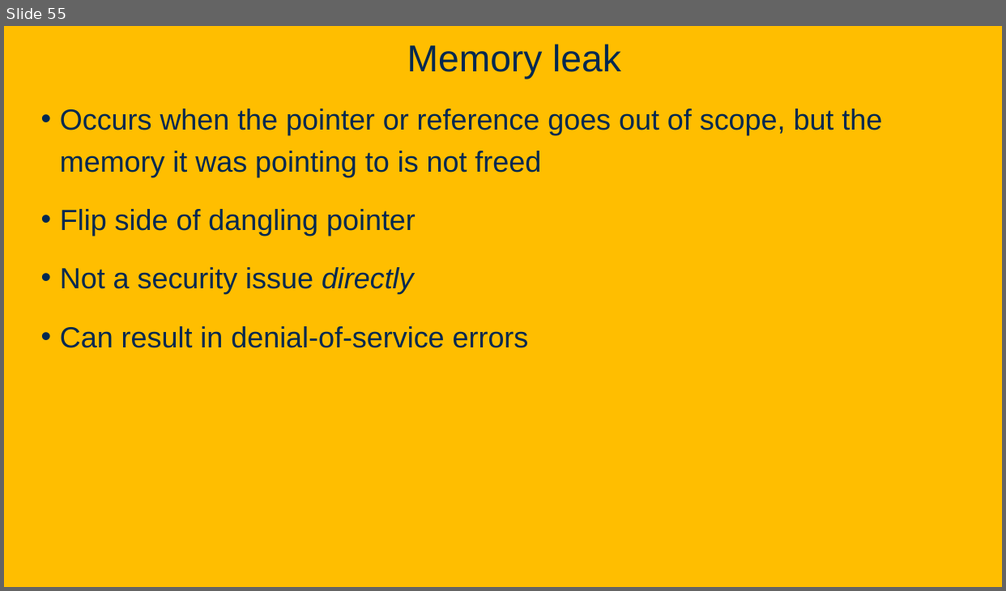
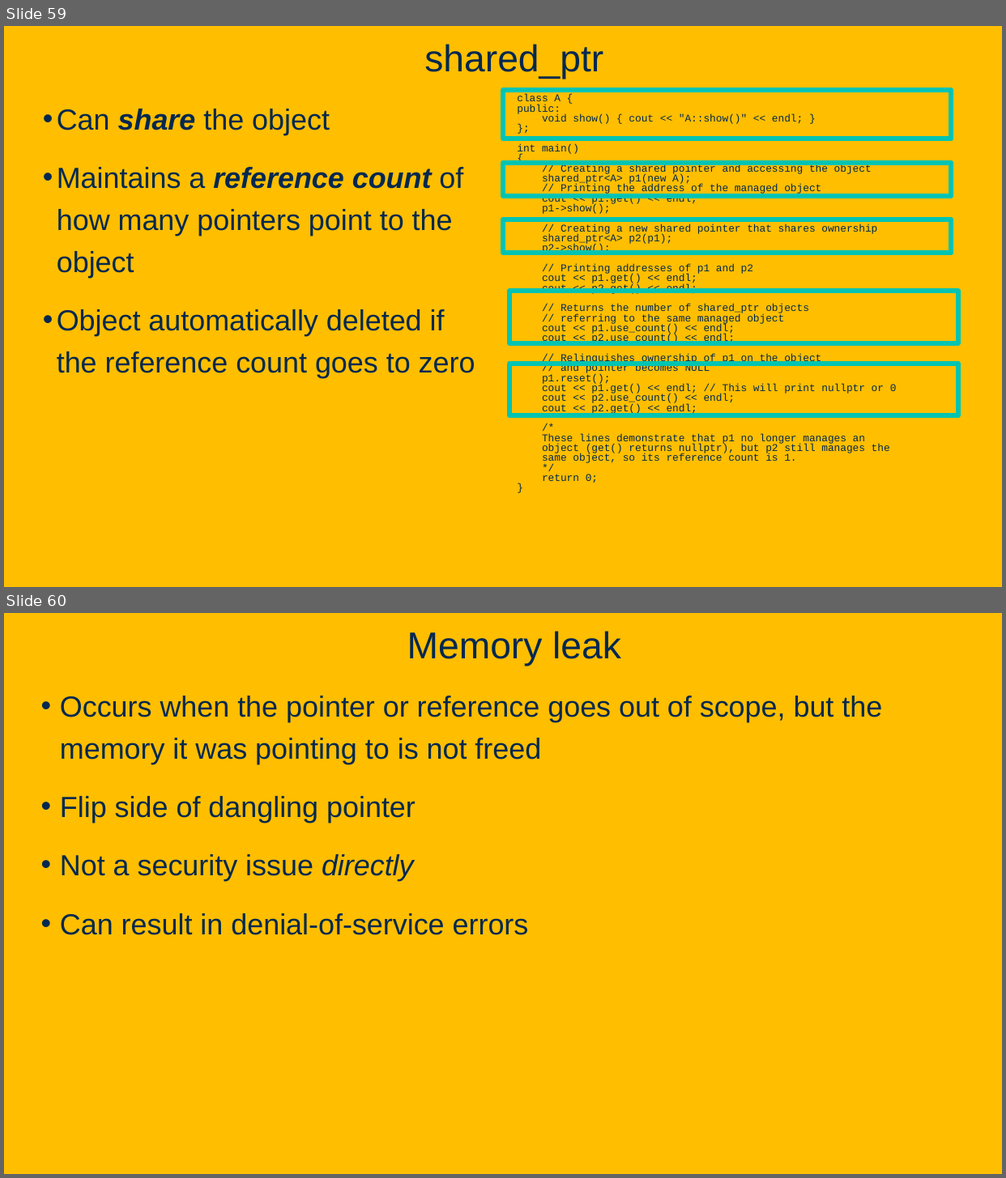
Before and after one commit to davsec-teaching/ECS160-Winter2025, a slide deck: slides/9_software_security.pptx. Shown one above the other, each under a label of ours: slide 55 before the commit, slides 59 and 60 after it. The pictures are 1006x591 and 1006x1178 pixels, drawn with LibreOffice and Linux fonts; fonts in the diff are those of the drawing; background and template pictures are left out. Boxes give left, top, right and bottom in pixels: in the first picture for what was removed or moved away, otherwise in the second. Text is boxed around its words. In the diff, an @@ line names an element or a change of style, - is before the commit and + after.

```diff
--- a/slides/9_software_security.pptx
+++ b/slides/9_software_security.pptx
@@ slide 59 added at (4, 26, 1002, 587), background picture (left out) @@
@@ title added at (424, 44, 603, 79), 36 pt, text #022850 @@
+shared_ptr
@@ rectangle added at (503, 90, 952, 139), outline #00C4B2 4.75 pt @@
@@ text added at (517, 94, 897, 483), 10 pt, text #022850 @@
+class A {
+public:
+void show() { cout << "A::show()" << endl; }
+};
+int main()
+{
+// Creating a shared pointer and accessing the object
+shared_ptr<A> p1(new A);
+// Printing the address of the managed object
+cout << p1.get() << endl;
+p1->show();
+// Creating a new shared pointer that shares ownership
+shared_ptr<A> p2(p1);
+p2->show();
+// Printing addresses of p1 and p2
+cout << p1.get() << endl;
+cout << p2.get() << endl;
+// Returns the number of shared_ptr objects
+// referring to the same managed object
+cout << p1.use_count() << endl;
+cout << p2.use_count() << endl;
+// Relinquishes ownership of p1 on the object
+// and pointer becomes NULL
+p1.reset();
+cout << p1.get() << endl; // This will print nullptr or 0
+cout << p2.use_count() << endl;
+cout << p2.get() << endl;
+/*
+These lines demonstrate that p1 no longer manages an
+object (get() returns nullptr), but p2 still manages the
+same object, so its reference count is 1.
+*/
+return 0;
+}
@@ text added at (57, 109, 475, 378), 28 pt, text #022850 @@
+• Can share the object
+• Maintains a reference count of how many pointers point to the object
+• Object automatically deleted if the reference count goes to zero
@@ rectangle added at (503, 162, 952, 195), outline #00C4B2 4.75 pt @@
@@ rectangle added at (503, 220, 952, 253), outline #00C4B2 4.75 pt @@
@@ rectangle added at (509, 291, 957, 344), outline #00C4B2 4.75 pt @@
@@ rectangle added at (509, 364, 957, 416), outline #00C4B2 4.75 pt @@
@@ what was slide 55 is now slide 60 @@
```
Also in this commit, not shown: 4 other slides added.
